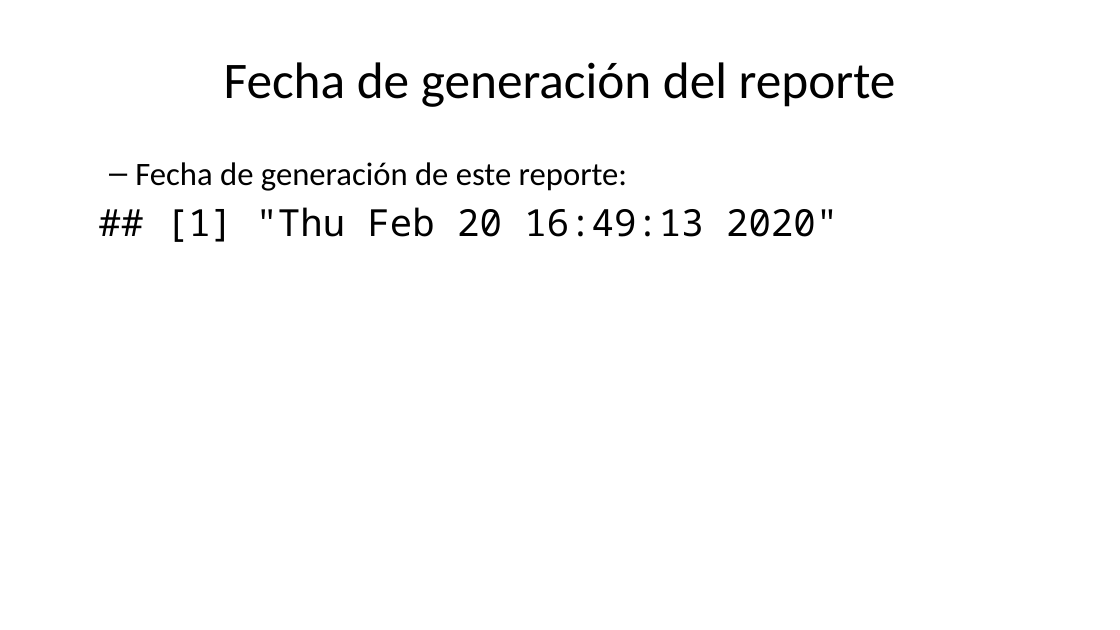
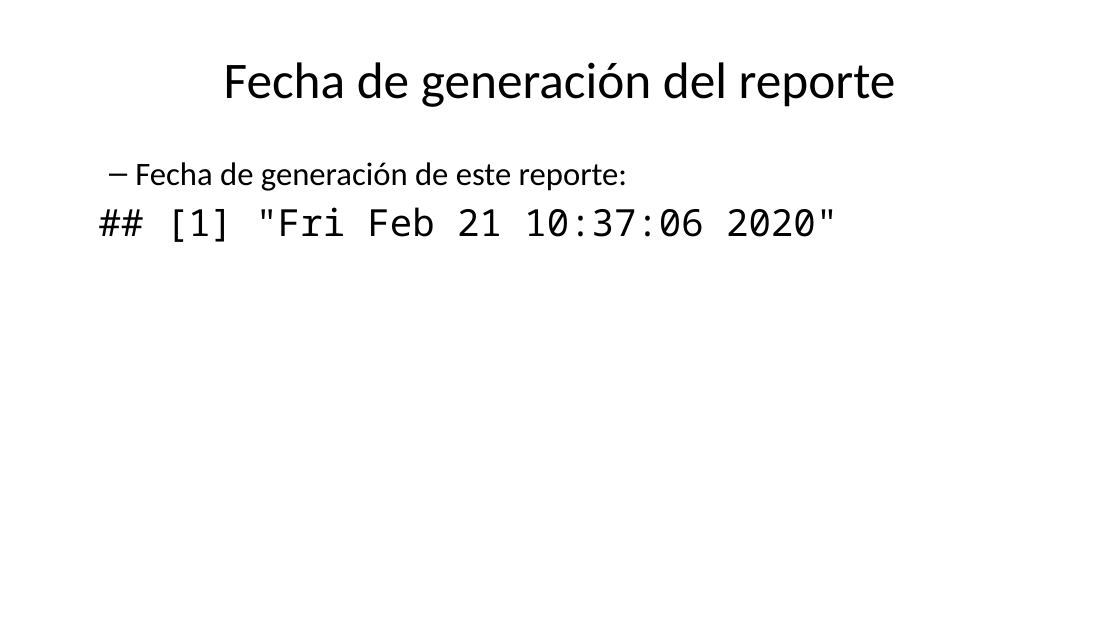
Before and after one commit to cm2c-internet-measurements/internet-data-models-and-viz, a slide deck: slide 3 of lacnic-ipv4-fase3-model/LACNIC_IPv4_F3_Report_v3.pptx. Drawn at 1120x630 pixels with LibreOffice and Linux fonts; fonts in the diff are those of the drawing; background and template pictures are left out. Boxes give left, top, right and bottom in pixels: in the first picture for what was removed or moved away, otherwise in the second. Text is boxed around its words. In the diff, an @@ line names an element or a change of style, - is before the commit and + after.

Commit message:
pptx update

```diff
--- a/lacnic-ipv4-fase3-model/LACNIC_IPv4_F3_Report_v3.pptx
+++ b/lacnic-ipv4-fase3-model/LACNIC_IPv4_F3_Report_v3.pptx
@@ text at bbox=[166, 207, 838, 242]: text changed @@
-## [1] "Thu Feb 20 16:49:13 2020"
+## [1] "Fri Feb 21 10:37:06 2020"
```
Also in this commit, not shown: 1 other slide changed, 2 other files.
